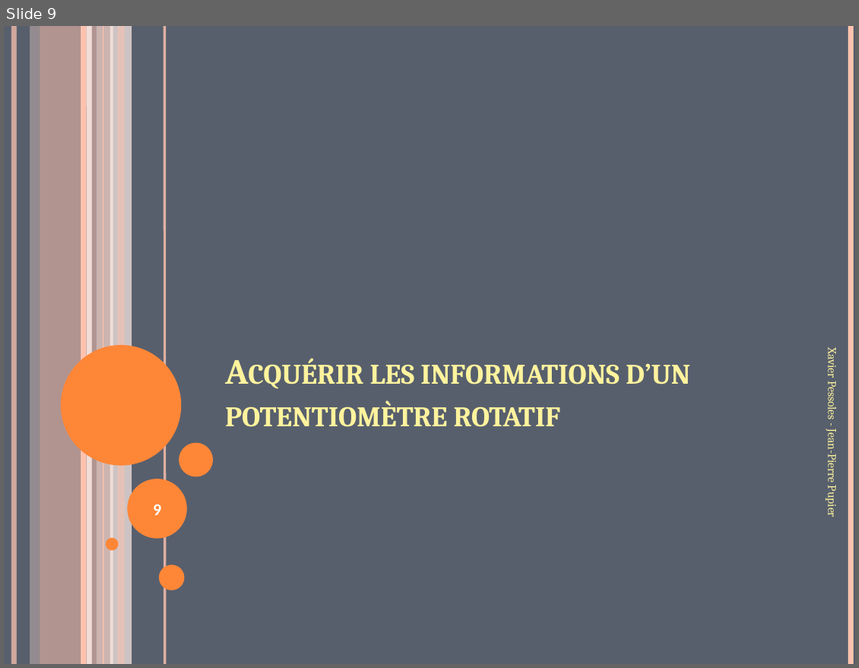
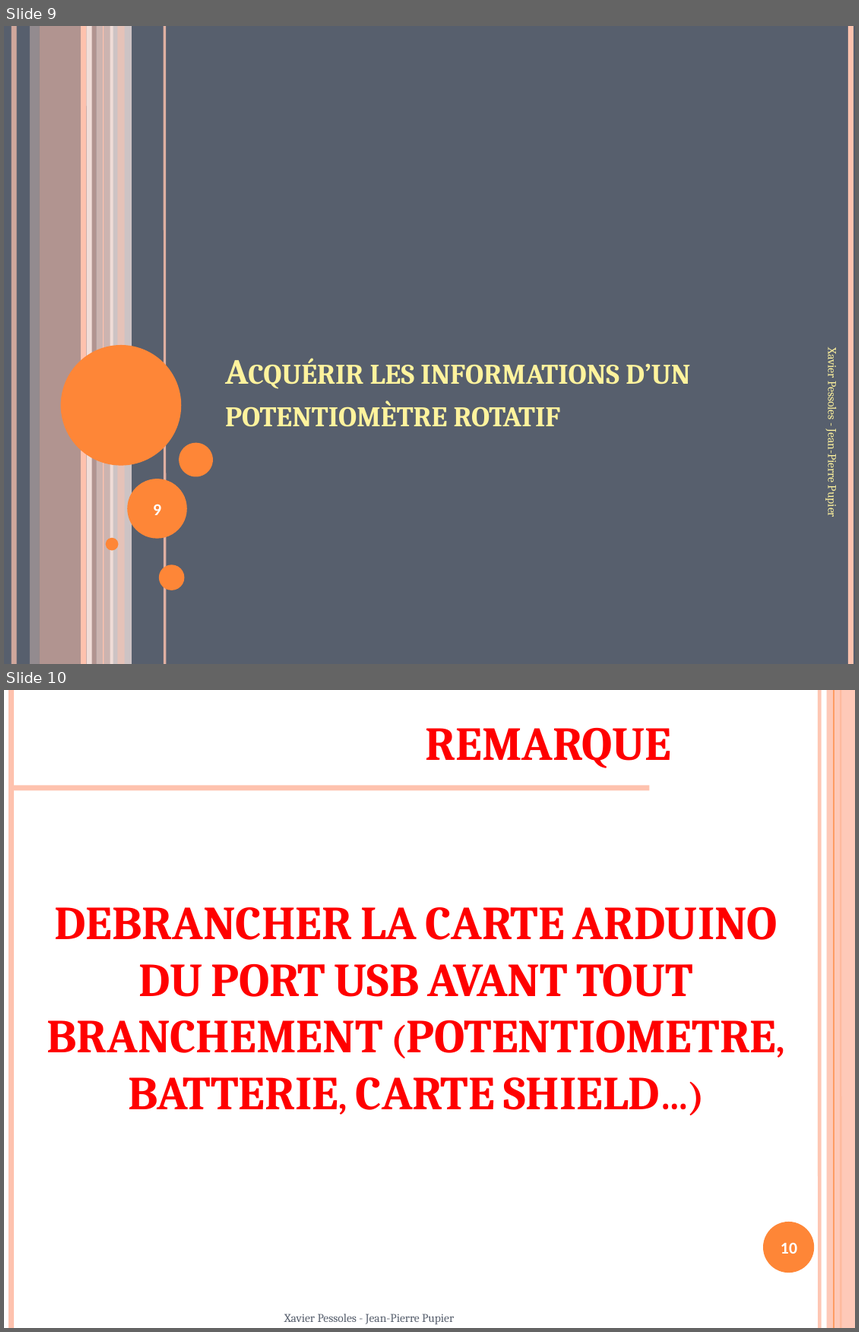
Before and after one commit to xpessoles/TP_2014_2015, a slide deck: Cycle_07_Arduino/TP_Arduino.pptx. Shown one above the other, each under a label of ours: slide 9 before the commit, slides 9 and 10 after it. The pictures are 859x668 and 859x1332 pixels, drawn with LibreOffice and Linux fonts; fonts in the diff are those of the drawing; background and template pictures are left out. Boxes give left, top, right and bottom in pixels: in the first picture for what was removed or moved away, otherwise in the second. Text is boxed around its words. In the diff, an @@ line names an element or a change of style, - is before the commit and + after.

```diff
--- a/Cycle_07_Arduino/TP_Arduino.pptx
+++ b/Cycle_07_Arduino/TP_Arduino.pptx
@@ slide 10 added at <box>4,690,855,1328</box>, background #FFFFFF @@
@@ line added from (11, 690) to (11, 1328), #FEC3AE 4.5 pt @@
@@ line added from (819, 690) to (819, 1328), #FEC3AE 3 pt @@
@@ rectangle added at <box>827,690,855,1328</box>, fill #FEC3AE at 87% opacity @@
@@ line added from (834, 690) to (834, 1328), #FE8637 0.75 pt @@
@@ line added from (841, 690) to (841, 1328), #FE8637 1.5 pt @@
@@ title added at <box>426,728,672,768</box>, 40 pt, text #FF0000, bold, small capitals @@
+REMARQUE
@@ line added from (649, 788) to (11, 788), #FEC3AE 4.5 pt @@
@@ text added at <box>47,907,778,1110</box>, 40 pt, text #FF0000, bold, small capitals @@
+DEBRANCHER LA CARTE ARDUINO DU PORT USB AVANT TOUT BRANCHEMENT (POTENTIOMETRE, BATTERIE, CARTE SHIELD…)
@@ ellipse added at <box>763,1222,814,1273</box>, fill #FE8637 @@
@@ page number added at <box>781,1243,797,1254</box>, 14 pt, text #FFFFFF, bold @@
+10
@@ text added at <box>284,1314,454,1325</box>, 10 pt, text #575F6D @@
+Xavier Pessoles - Jean-Pierre Pupier
```
Also in this commit, not shown: 5 slides changed.
